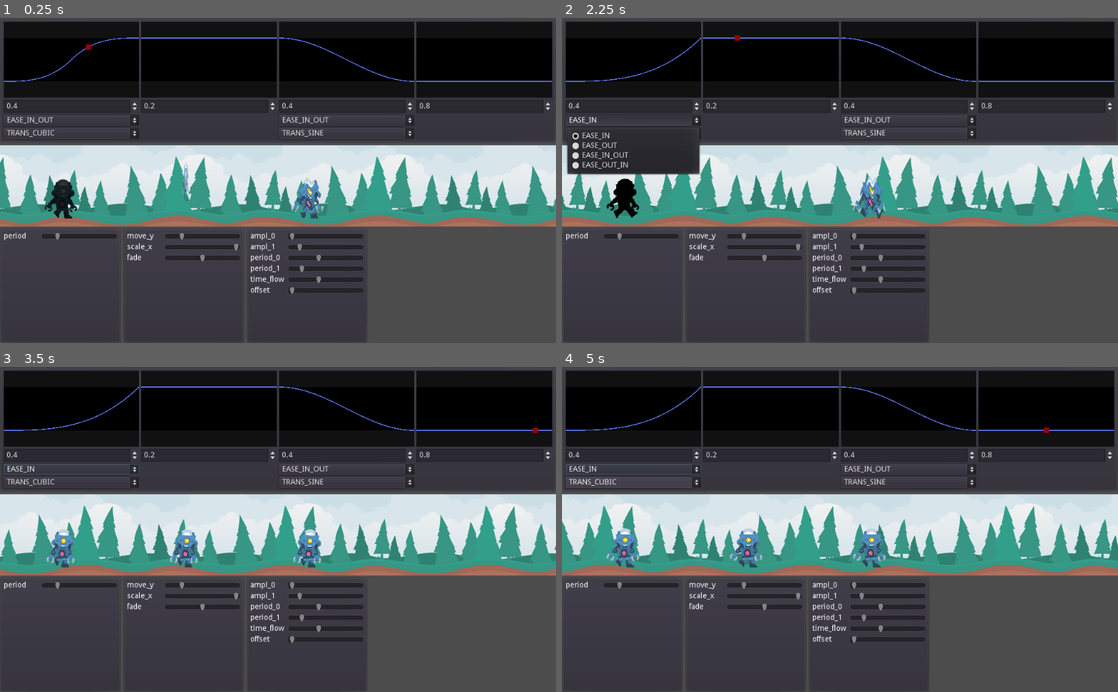
Above: before the commit, frames 1-4 (two rows, left to right).
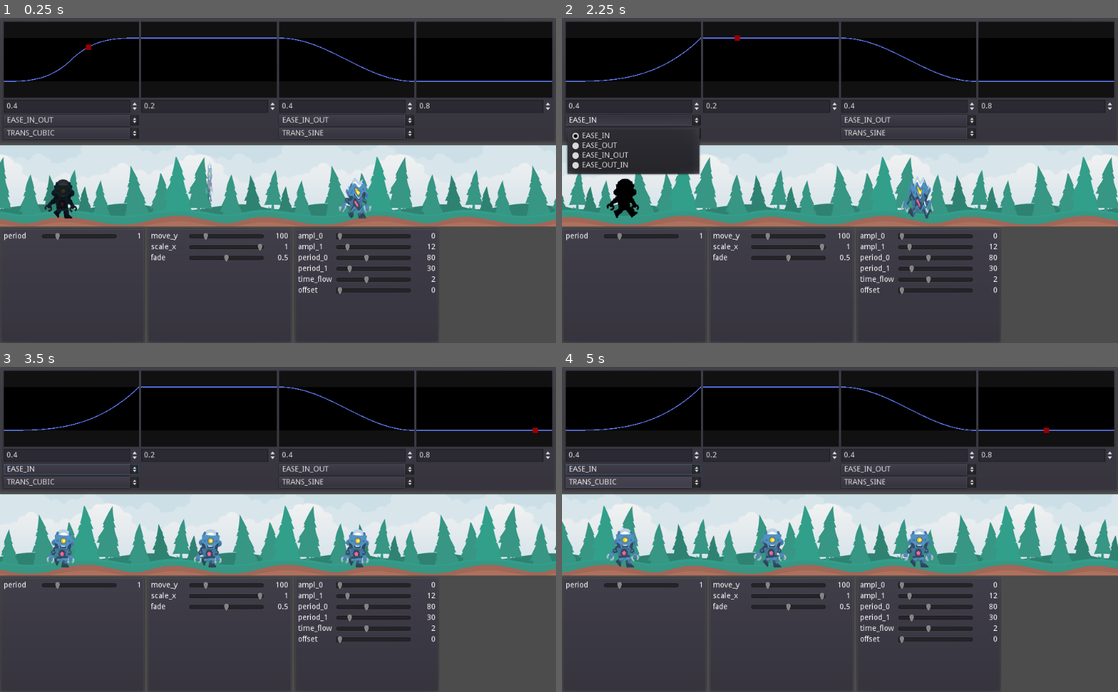
Above: after the commit, the same moments.

Repository: AnJ95/GodotTimedShaderCollection
Game: Godot game, scene res://Main.tscn
The game is run twice, just before and just after one commit, with the same random seed, the same clock (stepped at 60 frames per second) and the same inputs.
Inputs:
- Up to frame 1 (0.25 s): no input
- Up to frame 2 (2.25 s): click "EASE_IN_OUT" at 0.5 s; click "TRANS_CUBIC" at 1.25 s; click "EASE_IN" at 2 s
- Up to frame 3 (3.5 s): click "TRANS_SINE" at 2.75 s
- Up to frame 4 (5 s): click "EASE_IN" at 3.5 s; click "TRANS_CUBIC" at 4.25 s

The runs differ from the first frame. In frame 1, 3.3% of the frame differs, in the area x 21-79%, y 44-100%; in frame 2, 3.1%; in frame 3, 3.9%; in frame 4, 3.9%, in the area x 21-79%, y 49-100%.

Commit message:
Display ShaderManager input values

Diff:
--- a/ShaderManager/ShaderManager.gd
+++ b/ShaderManager/ShaderManager.gd
@@ -22,25 +22,29 @@
 		var uniform_info = uniform_str.split(",")
 
 		var hboxcontainer = HBoxContainer.new()
-		var label = Label.new()
+		var lblTitle = Label.new()
 		var slider = HSlider.new()
+		var lblValue = Label.new()
 
-		label.text = uniform_info[0]
+		lblTitle.text = uniform_info[0]
 		slider.min_value = float(uniform_info[1])
 		slider.step = float(uniform_info[2])
 		slider.max_value = float(uniform_info[3])
 		slider.value = float(uniform_info[4])
+		lblValue.align = Label.ALIGN_RIGHT
 
-		label.rect_min_size.x = 65
+		lblTitle.rect_min_size.x = 65
 		slider.rect_min_size.x = 140
+		lblValue.rect_min_size.x = 40
 
-		hboxcontainer.add_child(label)
+		hboxcontainer.add_child(lblTitle)
 		hboxcontainer.add_child(slider)
+		hboxcontainer.add_child(lblValue)
 
 		container.add_child(hboxcontainer)
 
-		slider.connect("value_changed", self, "_on_shader_uniform_changed", [uniform_info[0]])
-		_on_shader_uniform_changed(slider.value, uniform_info[0])
+		slider.connect("value_changed", self, "_on_shader_uniform_changed", [uniform_info[0], lblValue])
+		_on_shader_uniform_changed(slider.value, uniform_info[0], lblValue)
 
 func _ready():
 	_set_shader_uniforms(shader_uniforms)
@@ -49,5 +53,6 @@
 	if ease_manager and set_uniform_from_ease_manager:
 		material.set_shader_param(ease_manager_uniform, ease_manager.get_cur_value())
 
-func _on_shader_uniform_changed(value, uniform:String):
+func _on_shader_uniform_changed(value, uniform:String, lblValue:Label):
 	material.set_shader_param(uniform, value)
+	lblValue.text = str(value)
